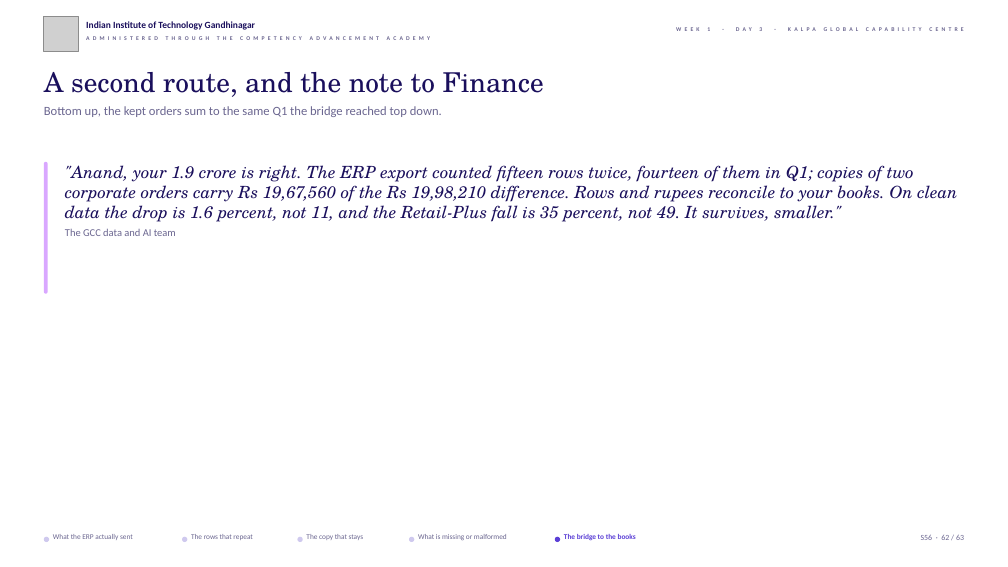
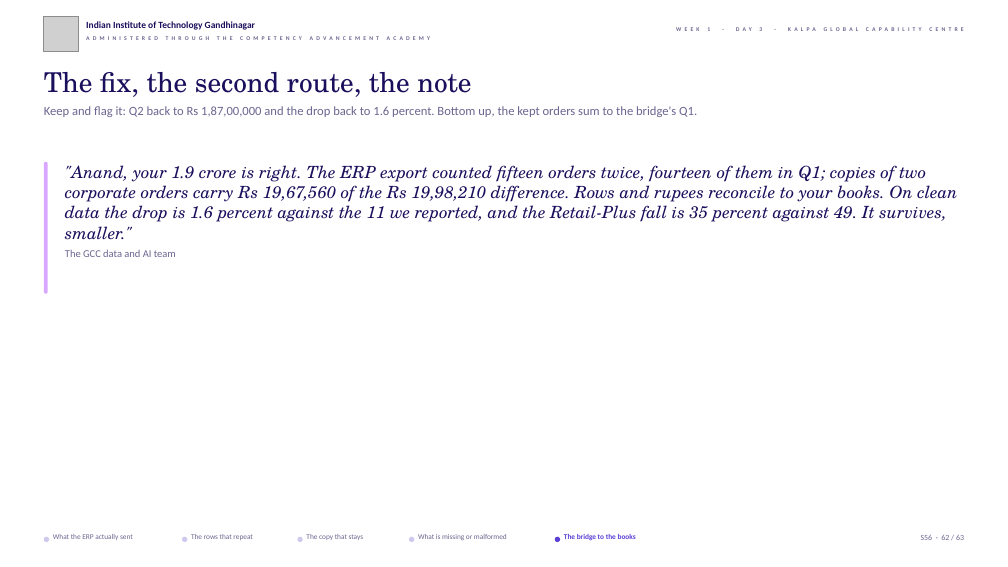
Before and after one commit to fde-academy-lab/c2-content-factory, a slide deck: slide 62 of content/W01/D3/slides/C2_W01_D03_half1_STUDENT.pptx. Drawn at 1008x567 pixels with LibreOffice and Linux fonts; fonts in the diff are those of the drawing; grey boxes stand for pictures; background and template pictures are left out. Boxes give left, top, right and bottom in pixels: in the first picture for what was removed or moved away, otherwise in the second. Text is boxed around its words. In the diff, an @@ line names an element or a change of style, - is before the commit and + after.

```diff
--- a/content/W01/D3/slides/C2_W01_D03_half1_STUDENT.pptx
+++ b/content/W01/D3/slides/C2_W01_D03_half1_STUDENT.pptx
@@ text at (44,72,471,97): text changed @@
-A second route, and the note to Finance
+The fix, the second route, the note
@@ text at (44,106,697,117): text changed @@
-Bottom up, the kept orders sum to the same Q1 the bridge reached top down.
+Keep and flag it: Q2 back to Rs 1,87,00,000 and the drop back to 1.6 percent. Bottom up, the kept orders sum to the bridge's Q1.
@@ text at (65,165,957,240): text changed @@
-"Anand, your 1.9 crore is right. The ERP export counted fifteen rows twice, fourteen of them in Q1; copies of two corporate orders carry Rs 19,67,560 of the Rs 19,98,210 difference. Rows and rupees reconcile to your books. On clean data the drop is 1.6 percent, not 11, and the Retail-Plus fall is 35 percent, not 49. It survives, smaller."
+"Anand, your 1.9 crore is right. The ERP export counted fifteen orders twice, fourteen of them in Q1; copies of two corporate orders carry Rs 19,67,560 of the Rs 19,98,210 difference. Rows and rupees reconcile to your books. On clean data the drop is 1.6 percent against the 11 we reported, and the Retail-Plus fall is 35 percent against 49. It survives, smaller."
```
Also in this commit, not shown: 21 other slides changed, 32 other files.
